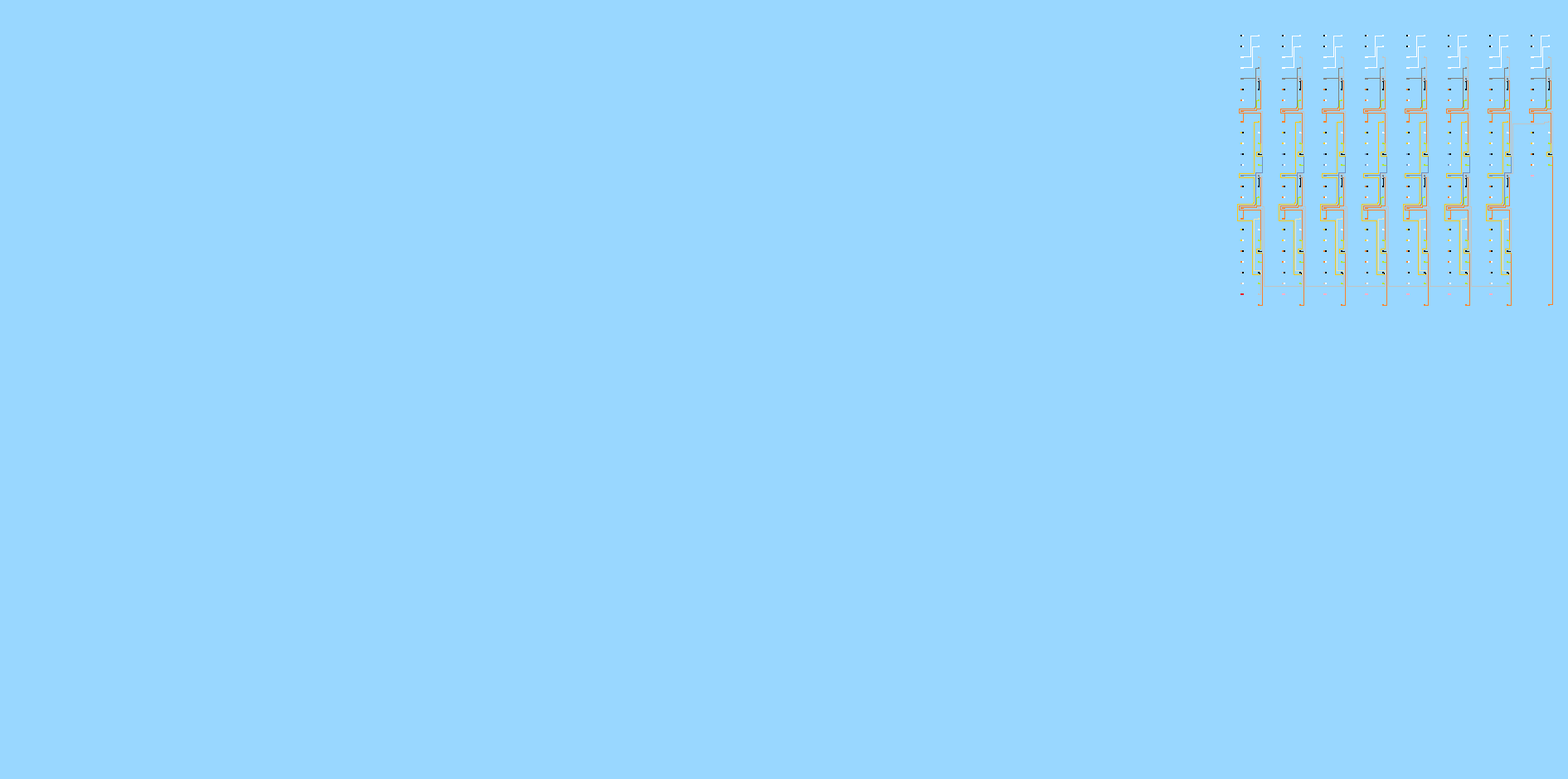
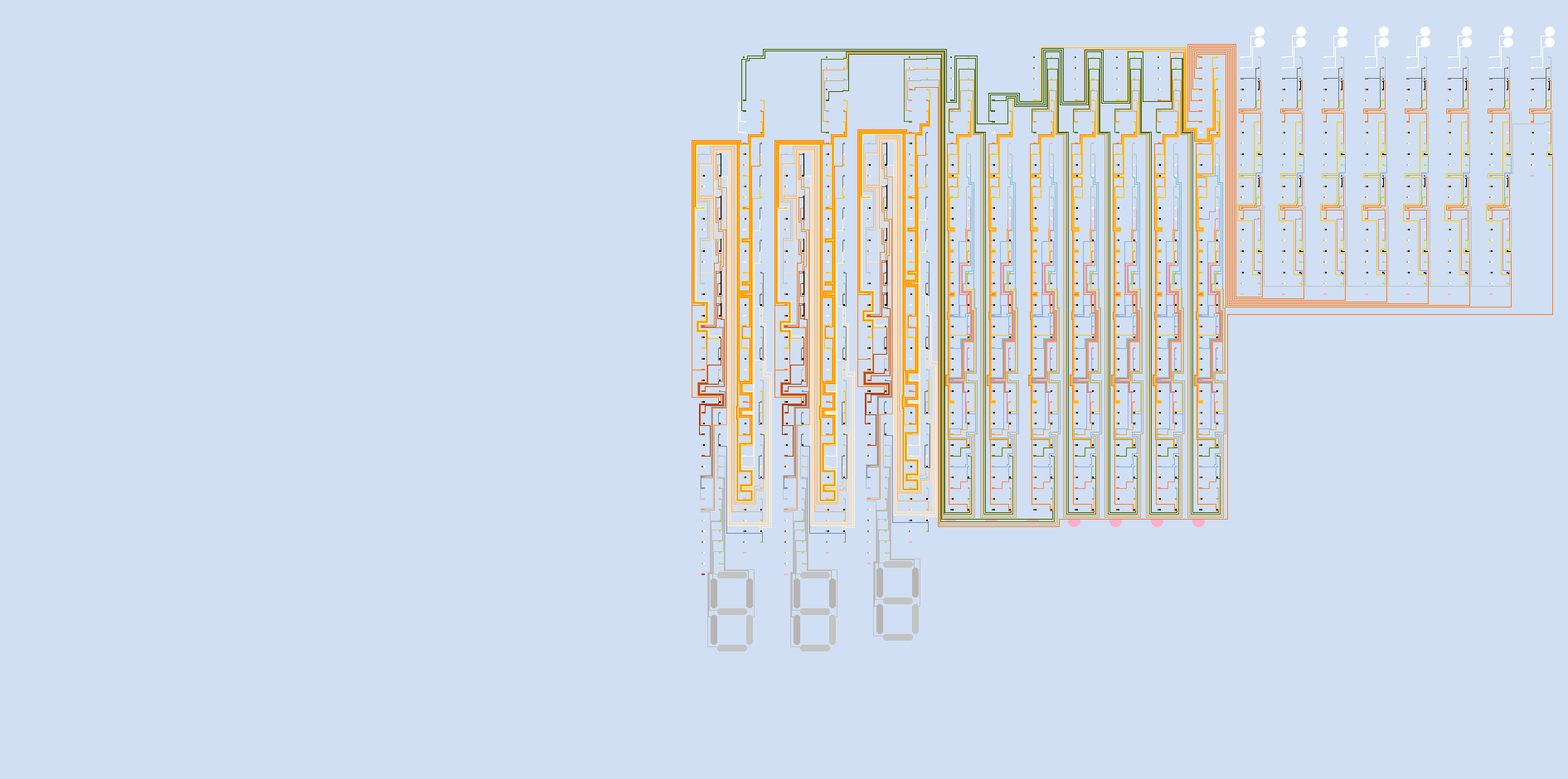
Layers edited between the first and the second 1568px x 779px image:
added layer "Layer 3" above "Background copy" over box(691, 26, 1555, 652)
removed layer "Layer 2" over box(0, 0, 1568, 779)
removed layer "Background" over box(0, 0, 1568, 779)
added layer "Layer 0" over box(0, 0, 1568, 779)